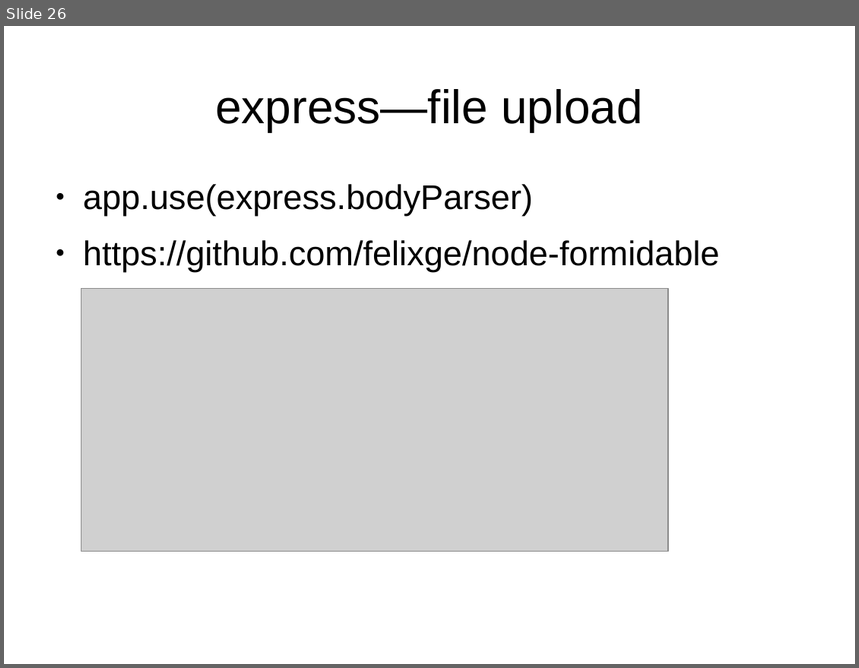
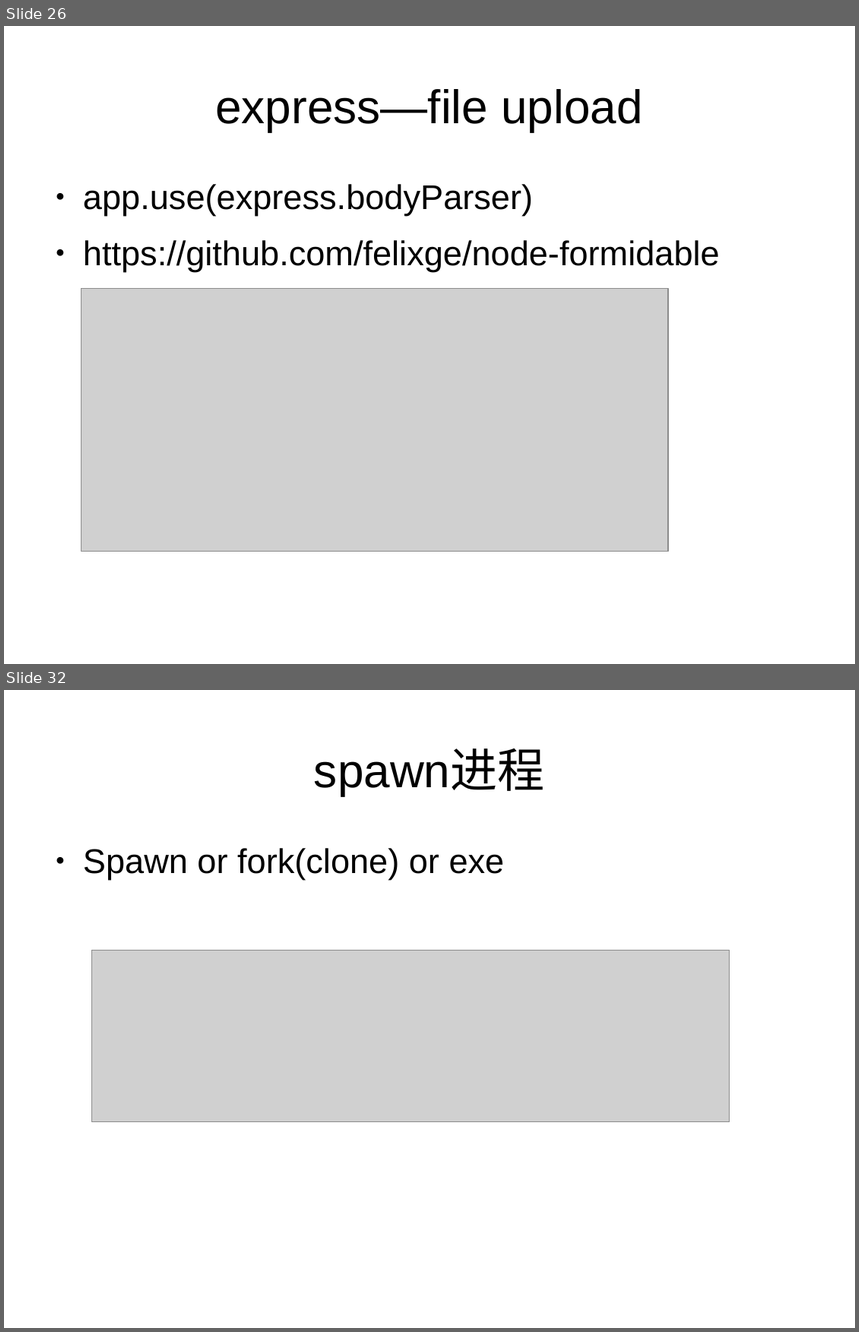
Before and after one commit to dongyuwei/frontend-utils, a slide deck: nodejs-web-dev-demo/nodejs-web-dev.odp. Shown one above the other, each under a label of ours: slide 26 before the commit, slides 26 and 32 after it; the slides between them are not shown. The pictures are 859x668 and 859x1332 pixels, drawn with LibreOffice and Linux fonts; fonts in the diff are those of the drawing; grey boxes stand for pictures. Boxes give left, top, right and bottom in pixels: in the first picture for what was removed or moved away, otherwise in the second. Text is boxed around its words. In the diff, an @@ line names an element or a change of style, - is before the commit and + after.

```diff
--- a/nodejs-web-dev-demo/nodejs-web-dev.odp
+++ b/nodejs-web-dev-demo/nodejs-web-dev.odp
@@ slide 32 added at <box>4,690,855,1328</box>, background #FFFFFF @@
@@ title added at <box>314,749,545,796</box>, 44 pt, text #000000 @@
+spawn进程
@@ text added at <box>83,848,505,880</box>, 32 pt, text #000000 @@
+● Spawn or fork(clone) or exe
@@ picture added at <box>92,951,730,1122</box> @@
```
Also in this commit, not shown: 1 slide changed, 7 other slides added, 1 other file.
